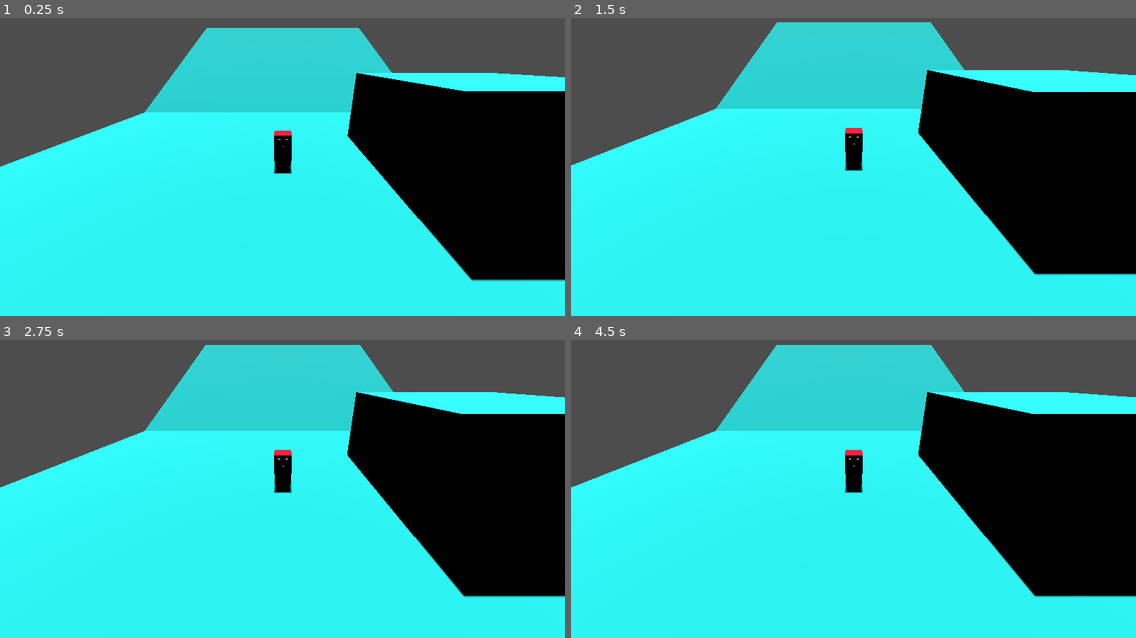
Above: before the commit, frames 1-4 (two rows, left to right).
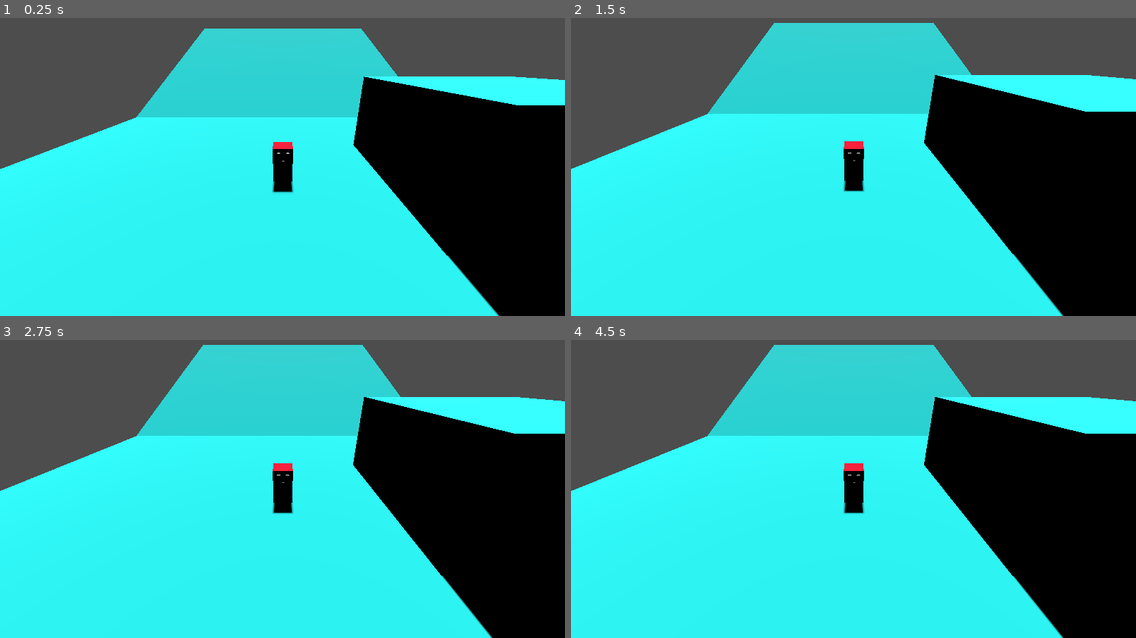
Above: after the commit, the same moments.

Repository: PbmnLuv/PbmnLuv-s-3D-Platformer-Essentials-for-Godot-4.x
Game: Godot game, scene res://Sample/Sample1.tscn
The game is run twice, just before and just after one commit, with the same random seed, the same clock (stepped at 60 frames per second) and the same inputs.
Inputs:
- Up to frame 1 (0.25 s): no input
- Up to frame 2 (1.5 s): tap Enter at 1.25 s
- Up to frame 3 (2.75 s): tap R (Reset) at 2 s
- Up to frame 4 (4.5 s): tap R (Reset) at 3.5 s

The runs differ from the first frame. In frame 1, 5.2% of the frame differs, in the area x 0-100%, y 3-100%; in frame 2, 6.5%, in the area x 0-100%, y 1-100%; in frame 3, 6.4%; in frame 4, 6.4%.
Error after the commit: Invalid access to property or key 'default_radius' on a base object of type 'Nil'. (res://Scripts/cam_target.gd:22)

Commit message:
Update cam_target.gd

Diff:
--- a/3DPlatformerEssentials/Scripts/cam_target.gd
+++ b/3DPlatformerEssentials/Scripts/cam_target.gd
@@ -2,7 +2,7 @@
 
 @onready var TargetFinal = get_parent().get_parent().get_node("CamTargetFinal")
 @onready var PlayerNode = get_parent().get_parent()
-@onready var Camera = get_tree().get_root().get_node("World/Camera")
+@export var Camera : Camera3D
 
 
 
